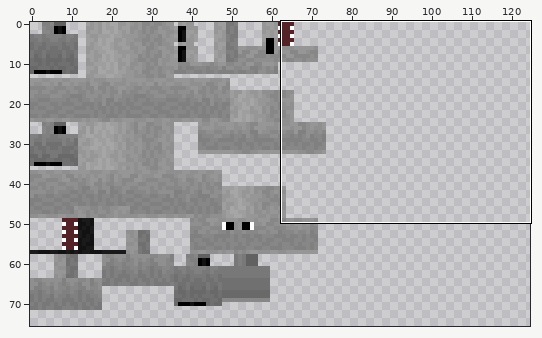
Two versions of one sprite sheet, src/main/resources/assets/prift/textures/entities/direwolf/direwolf_1.png. Above, an overview of the earlier version with the close-up marked.
Close-up. Old version:
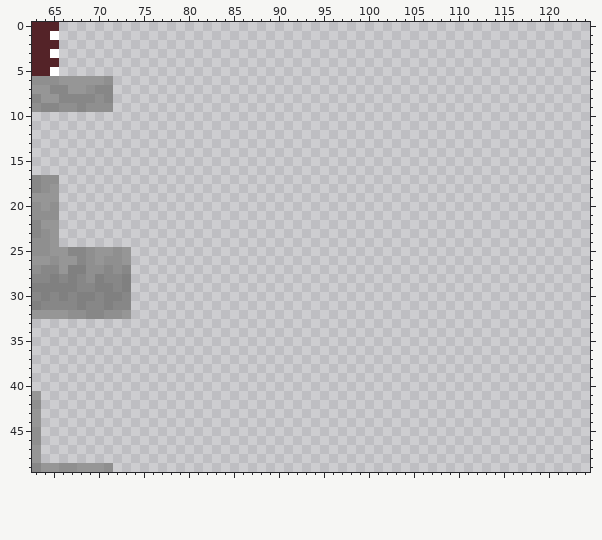
The file is 128x128 pixels. Colours within 5 levels of each other are drawn and written as one. Shown: x 63..124, y 0..49. The wide view leaves out empty margins.
And afterwards:
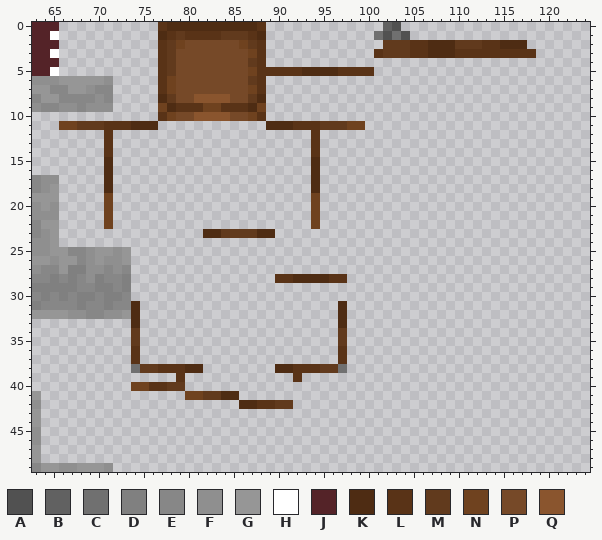
Palette (. is transparent): A #515151  B #616161  C #707070  D #808080  E #878787  F #8f8f8f  G #969696  H #ffffff  J #542328  K #4e2c13  L #593317  M #613a1d  N #6f421f  P #764928  Q #8a552e
What changed:
y 0: x 77..88 ............ -> LKKKKKKKKKKL; x 102..103 .. -> BA
y 1: x 77..88 ............ -> KLMLLLLMMMLK; x 101..104 .... -> CACA
y 2: x 77..88 ............ -> LMNPPPPPPNML; x 102..117 ................ -> MMMLLKKKMMMLLKKK
y 3: x 77..88 ............ -> LMPPPPPPPPNL; x 101..118 .................. -> LMMMLLKKKLLLLLLLLL
y 4: x 77..88 ............ -> LMPPPPPPPPML
y 5: x 77..100 ........................ -> LMPPPPPPPPNLLLLLKKKKLLLL
y 6: x 77..88 ............ -> LNPPPPPPPPML
y 7: x 77..88 ............ -> LNPPPPPPPPNL
y 8: x 77..88 ............ -> KMPPQQQQPPMK
y 9: x 77..88 ............ -> NKLLLNNLLLKN
y 10: x 77..88 ............ -> LNPPQQQQPPNL
y 11: x 66..76 ........... -> NNMMMLLLKKK; x 89..99 ........... -> KKKLLLMMMNN
y 12..14: x 71 . -> L; x 94 . -> L
y 15..18: x 71 . -> K; x 94 . -> K
y 19..22: x 71 . -> N; x 94 . -> N
y 23: x 82..89 ........ -> KKMMMMKK
y 28: x 90..97 ........ -> LLKKKKLL
y 31..33: x 74 . -> K; x 97 . -> K
y 34..35: x 74 . -> M; x 97 . -> M
y 36..37: x 74 . -> L; x 97 . -> L
y 38: x 74..81 ........ -> CMMLLLKK; x 90..97 ........ -> KKLLLMMC
y 39: x 79 . -> L; x 92 . -> L
y 40: x 74..79 ...... -> NNLLMM
y 41: x 80..85 ...... -> NNMMKK
y 42: x 86..91 ...... -> KKLLMM
